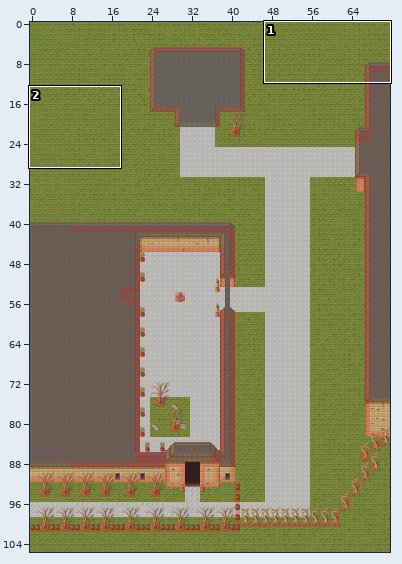
Two versions of a level (Tiled map, LegendOfYang/Resources/arbor.tmx). Above: a wide view before the commit, with the close-up outlined.
Close-up. Before the edit:
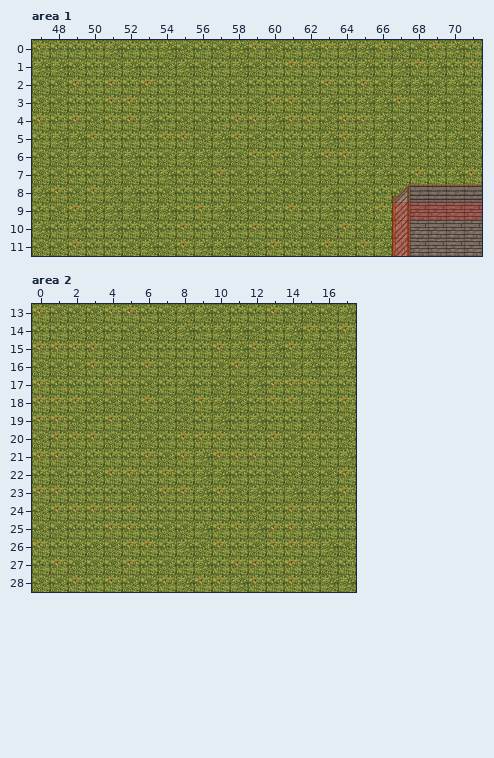
Cells are 32x32 px. Shown: area 1 x 47..71, y 0..11; area 2 x 0..17, y 13..28. The commit also changed other parts of the map, which this record leaves out.
After:
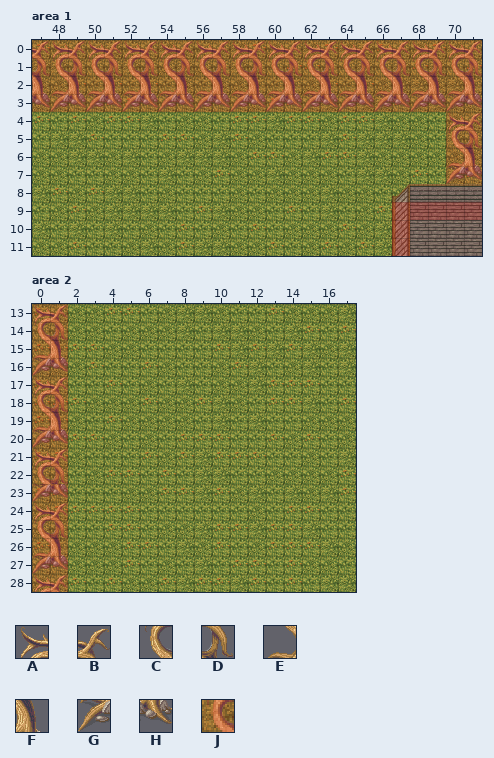
Key: from "magecity": A 122, B 123, C 130, D 131, E 138, F 139, G 146, H 147; from "meta_tiles": J 0.
_ is an empty cell.
See-through tiles are keyed as they look on the map.
Diff:
Layer "Foreground", area 1:
y 0: x 47..71 _________________________ -> BABABABABABABABABABABABAB
y 1: x 47..71 _________________________ -> DCDCDCDCDCDCDCDCDCDCDCDCD
y 2: x 47..71 _________________________ -> FEFEFEFEFEFEFEFEFEFEFEFEF
y 3: x 47..71 _________________________ -> HGHGHGHGHGHGHGHGHGHGHGHGH
y 4: x 70..71 __ -> AB
y 5: x 70..71 __ -> CD
y 6: x 70..71 __ -> EF
y 7: x 70..71 __ -> GH
Layer "Meta", area 1:
y 0..3: x 47..71 _________________________ -> JJJJJJJJJJJJJJJJJJJJJJJJJ
y 4..7: x 70..71 __ -> JJ
Layer "Foreground", area 2:
y 13: x 0..1 __ -> AB
y 14: x 0..1 __ -> CD
y 15: x 0..1 __ -> EF
y 16: x 0..1 __ -> GH
y 17: x 0..1 __ -> AB
y 18: x 0..1 __ -> CD
y 19: x 0..1 __ -> EF
y 20: x 0..1 __ -> GH
y 21: x 0..1 __ -> AB
y 22: x 0..1 __ -> CD
y 23: x 0..1 __ -> GH
y 24: x 0..1 __ -> AB
y 25: x 0..1 __ -> CD
y 26: x 0..1 __ -> EF
y 27: x 0..1 __ -> GH
y 28: x 0..1 __ -> AB
Layer "Meta", area 2:
y 13..28: x 0..1 __ -> JJ
